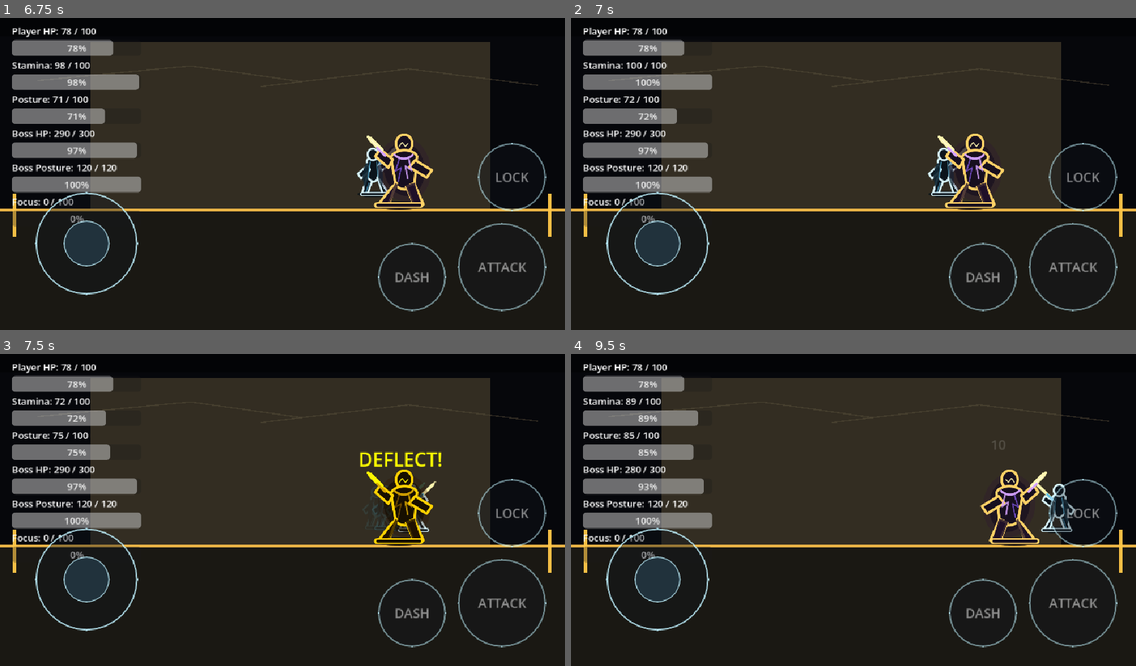
Above: before the commit, frames 1-4 (two rows, left to right).
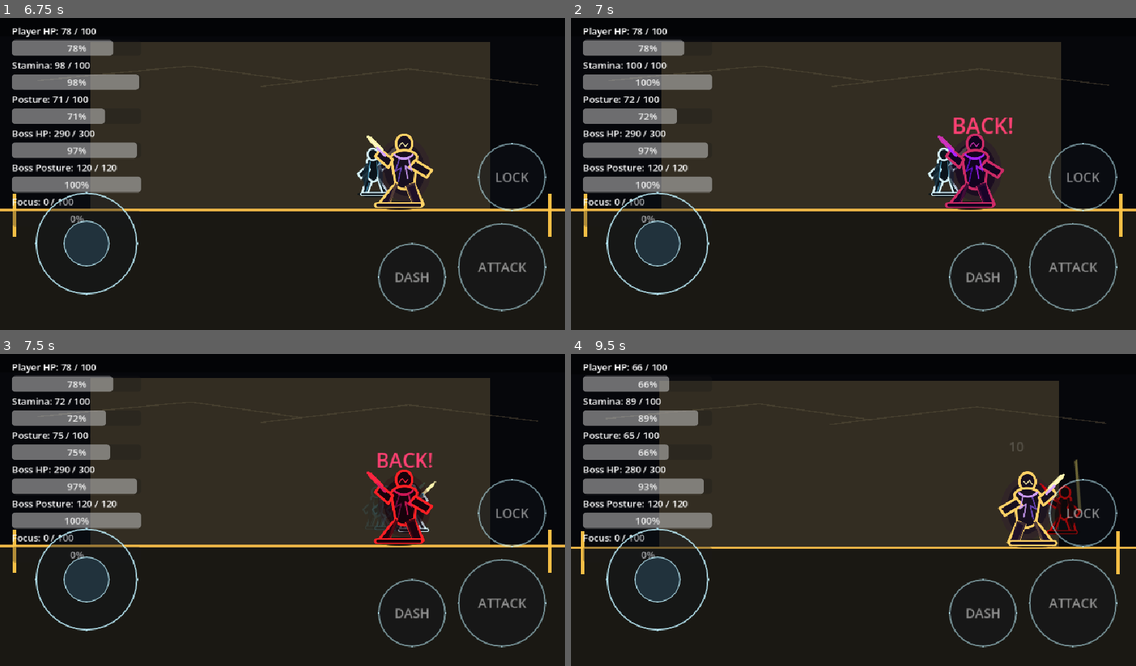
Above: after the commit, the same moments.

Repository: shanwinder/lastblade
Game: Godot game, scene res://scenes/main/BossBrokenMaster.tscn
The game is run twice, just before and just after one commit, with the same random seed, the same clock (stepped at 60 frames per second) and the same inputs.
Inputs (mouse positions are in pixels of both pictures, inside the frame that each line leads up to):
- Up to frame 1 (6.75 s): click "START" at 0.5 s; click "SKIP" at 1.25 s; click "SKIP" at 2 s; click "ATTACK" at 2.75 s; click "DASH" at 3.5 s; click "LOCK" at 4.25 s; click "LOCKED" at 5 s; tap Enter at 5.75 s; move the mouse to (406, 155) at 5.77 s; hold Right (ui_right) 5.78-6.5 s; tap A (attack) at 5.85 s; click (406, 155) at 5.92 s; drag from (169, 186) to (406, 170) at 6.52 s
- Up to frame 2 (7 s): no input
- Up to frame 3 (7.5 s): move the mouse to (339, 438) at 7.27 s; hold Right (ui_right) from 7.28 s (still down); tap S (dash) at 7.35 s
- Up to frame 4 (9.5 s): tap A (attack) at 7.55, 9.05 s; release Right (ui_right) at 8 s; drag from (825, 569) to (1090, 506) at 8.02 s; move the mouse to (1023, 553) at 8.77 s; hold Left (ui_left) from 8.78 s (still down); tap D (parry) at 8.85 s

Frame 1 is identical in both runs. In frame 2, 1.1% of the frame differs, in the area x 64-79%, y 31-61%; in frame 3, 1.2%; in frame 4, 5.1%, in the area x 0-100%, y 3-71%.

Commit message:
Allow grab during boss cooldown after tutorial

Diff:
--- a/last-blade-trial/boss_grab_balance_manager.gd
+++ b/last-blade-trial/boss_grab_balance_manager.gd
@@ -21,8 +21,12 @@
 # อ้างอิง Duel 1 manager เพื่อกันไม่ให้ Grab แทรกระหว่าง tutorial
 @export var duel_1_manager_path: NodePath = NodePath("../Duel1DummyManager")
 
-# ให้ manager ประมวลผลก่อน Boss เพื่อแย่งจังหวะ can_attack ก่อนที่ Boss จะเริ่มท่าดาบปกติ
+# ให้ manager ประมวลผลก่อน Boss เพื่อแย่งจังหวะก่อนที่ Boss จะเริ่มท่าดาบปกติ
 @export var grab_manager_process_priority: int = -50
+
+# ถ้า true จะอนุญาตให้ Grab แทรกในช่วง boss cooldown หลังฟันจบ
+# จุดนี้สำคัญมาก เพราะหลัง tutorial Boss มักใช้ can_attack=false ระหว่าง cooldown ทำให้ Grab เดิมไม่เคยมีจังหวะออก
+@export var grab_can_interrupt_boss_cooldown: bool = true
 
 # ระยะประชิดที่ Boss มีสิทธิ์ใช้ Grab
 @export var grab_close_range: float = 72.0
@@ -133,7 +137,7 @@
 
 func _ready() -> void:
 	# ให้ Grab manager ได้ประเมินก่อน BossBrokenMaster
-	# ถ้าไม่ตั้งค่านี้ Boss จะเริ่มท่าดาบและปิด can_attack ก่อน manager ทำงาน ทำให้ Grab ไม่ออกหลัง tutorial
+	# ถ้าไม่ตั้งค่านี้ Boss จะเริ่มท่าดาบและปิด can_attack ก่อน manager ทำงาน ทำให้ Grab มีโอกาสพลาดจังหวะ
 	process_priority = grab_manager_process_priority
 
 	# หา node หลังทุกอย่างใน scene พร้อมแล้ว เพื่อกันกรณี Boss หรือ Player ยังไม่ ready
@@ -242,7 +246,7 @@
 
 
 func should_start_grab() -> bool:
-	# เงื่อนไขหลักก่อนใช้ Grab ต้องให้ Boss ยังพร้อมและไม่ได้ทำท่าอื่นอยู่
+	# เงื่อนไขหลักก่อนใช้ Grab ต้องให้ Boss ไม่อยู่กลางท่าที่มี animation/logic สำคัญ
 	if Time.get_ticks_msec() < next_grab_allowed_msec:
 		return false
 
@@ -279,6 +283,9 @@
 
 func is_boss_available_for_grab() -> bool:
 	# อ่านสถานะ Boss ด้วย get() เพื่อไม่ผูกกับ class ภายในมากเกินไป
+	# ห้าม Grab เฉพาะตอนบอสอยู่กลางสถานะสำคัญ เช่น wind-up / attack / stagger
+	# แต่ไม่บังคับ can_attack อีกแล้ว เพราะหลัง tutorial บอสใช้ can_attack=false ระหว่าง cooldown
+	# ถ้ายังบังคับ can_attack จะทำให้ Grab แทบไม่มีช่องออกเลยหลังบอสเริ่มลูปโจมตีจริง
 	if get_bool_value(boss, "is_dead"):
 		return false
 
@@ -297,7 +304,7 @@
 	if get_bool_value(boss, "is_knocked_back"):
 		return false
 
-	if not get_bool_value(boss, "can_attack"):
+	if not grab_can_interrupt_boss_cooldown and not get_bool_value(boss, "can_attack"):
 		return false
 
 	return true
